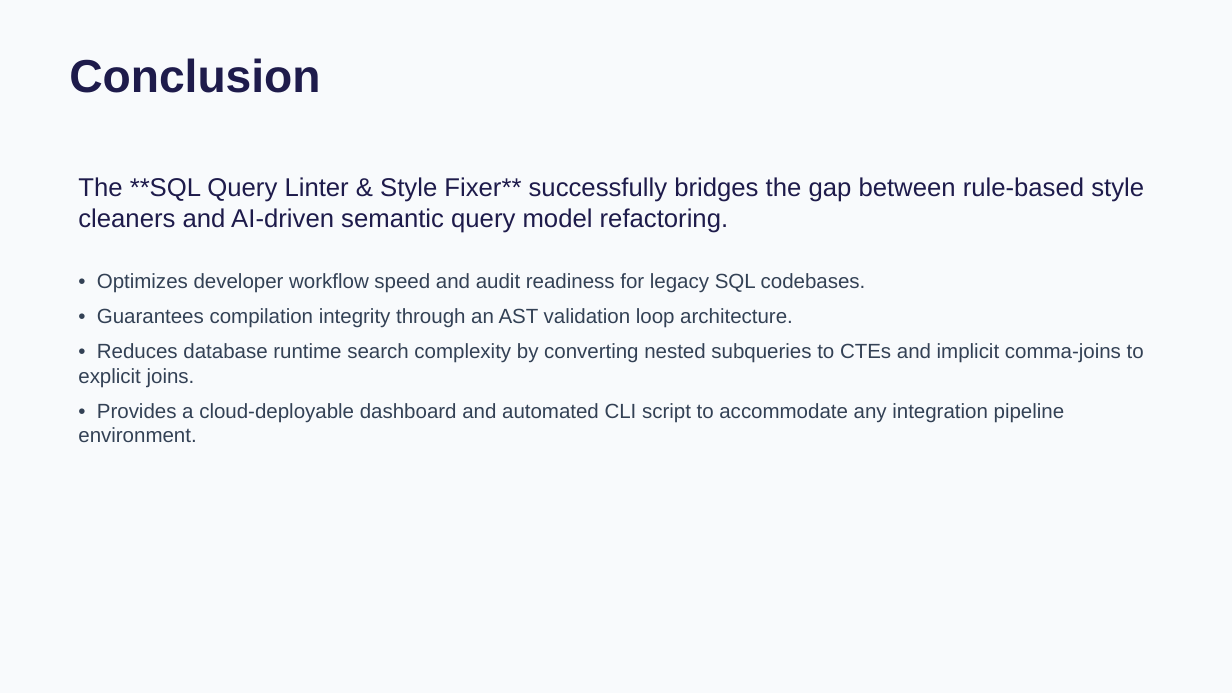
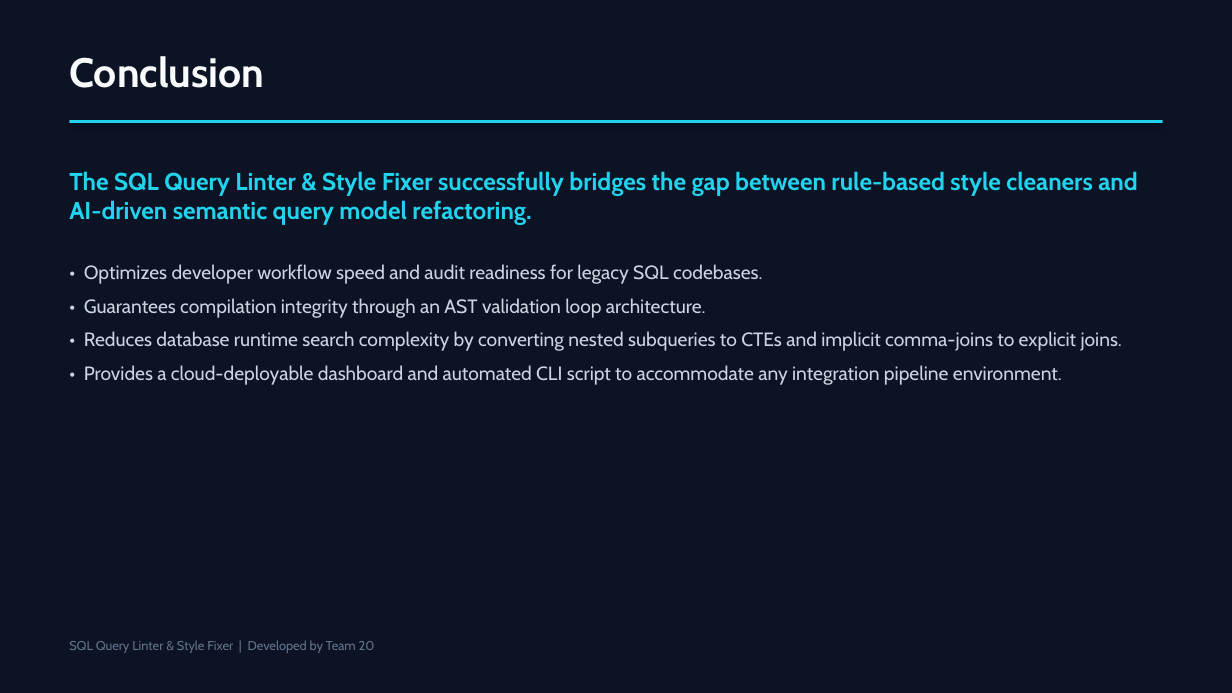
Before and after one commit to bharathpyla/sql-query-linter-style-fixer, a slide deck: slide 8 of Presentation.pptx. Drawn at 1232x693 pixels with LibreOffice and Linux fonts; fonts in the diff are those of the drawing. Boxes give left, top, right and bottom in pixels: in the first picture for what was removed or moved away, otherwise in the second. Text is boxed around its words. In the diff, an @@ line names an element or a change of style, - is before the commit and + after.

Commit message:
Update presentation Presentation.pptx with modern dark cyber theme

```diff
--- a/Presentation.pptx
+++ b/Presentation.pptx
@@ background #F8FAFC to #0B1324 @@
@@ text "Conclusion" at [69,56,264,88]: size 36 to 32 pt, font Arial to Cabin, text colour #1E1B4B to #F8FAFC @@
@@ rectangle added at [69,120,1163,123], fill #22D3EE @@
@@ text at [69,171,1137,225]: text changed; size 20 to 19 pt; font Arial to Cabin; text colour #1E1B4B to #22D3EE; bold on @@
-The **SQL Query Linter & Style Fixer** successfully bridges the gap between rule-based style cleaners and AI-driven semantic query model refactoring.
+The SQL Query Linter & Style Fixer successfully bridges the gap between rule-based style cleaners and AI-driven semantic query model refactoring.
@@ text at [84,264,1122,384]: size 16 to 15 pt, font Arial to Cabin, text colour #334155 to #CBD5E1 in "• Optimizes developer workflow speed and audit ...", "• Guarantees compilation integrity through an AST ...", "• Reduces database runtime search complexity by ...", "• Provides a cloud-deployable dashboard and automated ..." @@
@@ text added at [69,640,375,653], 10 pt, text #64748B @@
+SQL Query Linter & Style Fixer | Developed by Team 20
```
Also in this commit, not shown: 7 other slides changed.
